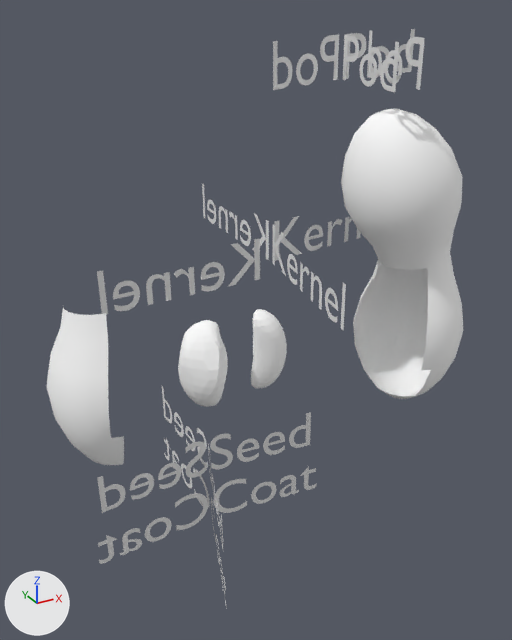
The glTF model models/peanut-shell.glb as it was, and as the next commit left it.
Both versions are drawn from a 50 mm lens placed at (-8.05, -8.98, 4.05), pointed at (-2.84, 0.5, -0.69). Lighting does not change. The marker at lower left points along +X, +Y and +Z.

Names of what the first picture shows: 'Sphere', 'Text', 'Text.001', 'Text.002', 'Text.003', 'Text.004', 'Text.005', 'Text.006', 'Text.007', 'Text.008', 'Text.009', 'Text.010', 'Text.011'.
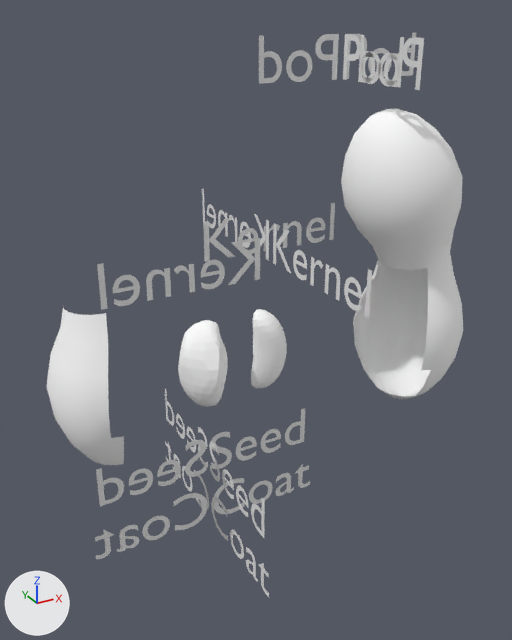
Commit message: perfect right angles

Pixel boxes (x1, y1, x2, y2) of what changed, in the pictures (512 x 640 px):
'Text.009', turned: before (97, 441, 208, 564); after (95, 440, 208, 559)
'Text.001', turned: before (210, 412, 316, 513); after (211, 408, 310, 514)
'Text.008', turned: before (97, 239, 260, 315); after (97, 238, 260, 310)
'Text.007', turned: before (273, 225, 346, 331); after (273, 224, 372, 318)
'Text.002', moved, turned: before (275, 216, 361, 261); after (203, 203, 335, 262)
'Text.004', turned: before (273, 34, 339, 90); after (259, 34, 339, 84)
'Text.011', turned: before (208, 444, 227, 609); after (209, 442, 269, 597)
'Text.005', turned: before (367, 30, 425, 90); after (358, 35, 424, 90)
'Text.003', turned: before (343, 35, 399, 92); after (343, 34, 404, 87)
'Text.010', turned: before (162, 387, 210, 508); after (165, 389, 209, 510)
'Text.006', turned: before (202, 184, 269, 260); after (202, 189, 269, 261)
'Text', turned: before (346, 29, 415, 79); after (346, 33, 416, 79)

The change, as a list of edits to the scene's bpy script:
```text
Change ob_text:
    ob_text.rotation_euler: (1.611, -0.036, 0.0308) -> (1.571, 0.0, 0.0)  # degrees (92, -2.1, 1.8) -> degrees (90, 0, 0)
Change ob_text_001:
    ob_text_001.rotation_euler: (1.615, -0.03, -0.112) -> (1.571, 0.0, 0.0)  # degrees (93, -1.7, -6.4) -> degrees (90, 0, 0)
Change ob_text_002:
    ob_text_002.location: (-2.44, 0.71, 0.2) -> (-3.47, 1.27, 0.19)
    ob_text_002.rotation_euler: (1.608, -0.0385, 0.0947) -> (1.571, 0.0, 0.0)  # degrees (92, -2.2, 5.4) -> degrees (90, 0, 0)
Change ob_text_003:
    ob_text_003.rotation_euler: (1.603, 0.0429, -1.627) -> (1.571, 0.0, -1.571)  # degrees (92, 2.5, -93) -> degrees (90, 0, -90)
Change ob_text_004:
    ob_text_004.rotation_euler: (1.539, 0.0436, -2.901) -> (1.571, 0.0, -3.142)  # degrees (88, 2.5, -166) -> degrees (90, 0, -180)
Change ob_text_005:
    ob_text_005.rotation_euler: (1.54, -0.0443, 1.468) -> (1.571, 0.0, 1.571)  # degrees (88, -2.5, 84) -> degrees (90, 0, 90)
Change ob_text_006:
    ob_text_006.rotation_euler: (1.536, -0.0412, 1.565) -> (1.571, 0.0, 1.571)  # degrees (88, -2.4, 90) -> degrees (90, 0, 90)
Change ob_text_007:
    ob_text_007.rotation_euler: (1.599, 0.0456, -1.717) -> (1.571, 0.0, -1.571)  # degrees (92, 2.6, -98) -> degrees (90, 0, -90)
Change ob_text_008:
    ob_text_008.rotation_euler: (1.53, 0.0349, -3.14) -> (1.571, 0.0, -3.14)  # degrees (88, 2, -180) -> degrees (90, 0, -180)
Change ob_text_009:
    ob_text_009.rotation_euler: (1.531, 0.0366, -3.097) -> (1.571, 0.0, 3.142)  # degrees (88, 2.1, -177) -> degrees (90, 0, 180)
Change ob_text_010:
    ob_text_010.rotation_euler: (1.535, -0.0402, 1.593) -> (1.571, 0.0, 1.571)  # degrees (88, -2.3, 91) -> degrees (90, 0, 90)
Change ob_text_011:
    ob_text_011.rotation_euler: (1.59, 0.0501, -1.905) -> (1.571, 0.0, -1.571)  # degrees (91, 2.9, -109) -> degrees (90, 0, -90)
```
